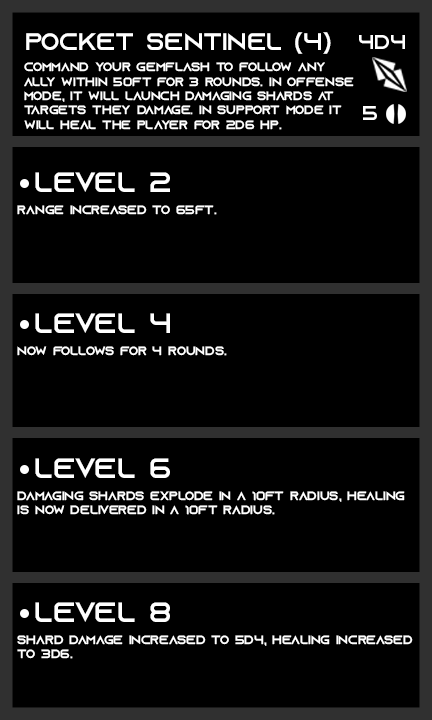
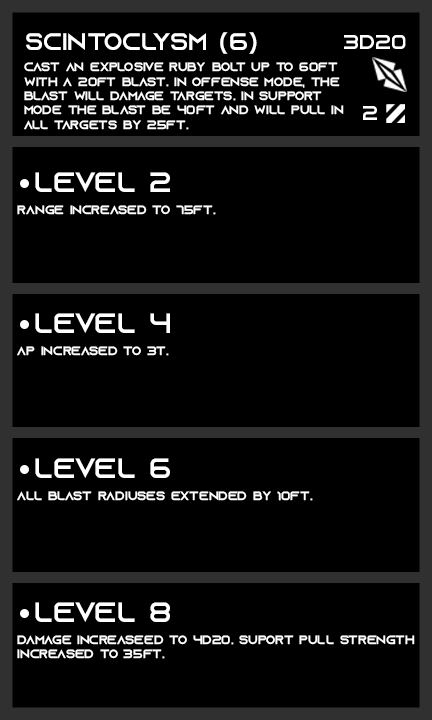
Comparing the layer stacks of the two w=432, h=720 images. Changes:
showed "Anti Tank" over 386, 104, 405, 123
hid "Standard" over 386, 104, 406, 124
painted on "AP" over 363, 106, 377, 120
renamed "4d4" to "3d20", painted on it over 344, 35, 406, 49
painted on "archetype" over 24, 62, 354, 130
renamed "pocket sentinel (4)" to "scintoclysm (6)", painted on it over 26, 32, 331, 54
renamed "range increased to 65ft." to "range increased to 75ft.", painted on it over 176, 205, 217, 215
renamed "now follows for 4 rounds." to "ap increased to 3t.", painted on it over 17, 346, 227, 356
renamed "damaging shards explode in a 10ft radius, healing is now delive" to "all blast radiuses extended by 10ft.", painted on it over 17, 491, 405, 515
renamed "shard damage increased to 5d4, healing increased to 3d6." to "damage increaseed to 4d20. suport pull strength increased to 3", painted on it over 17, 635, 415, 659